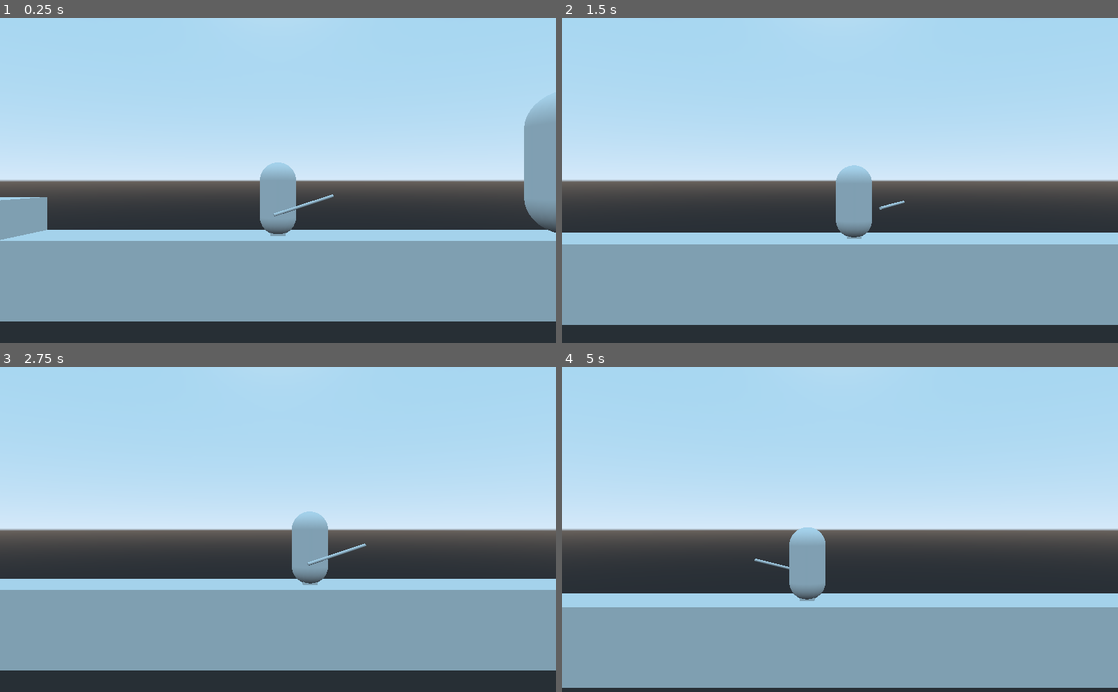
Above: before the commit, frames 1-4 (two rows, left to right).
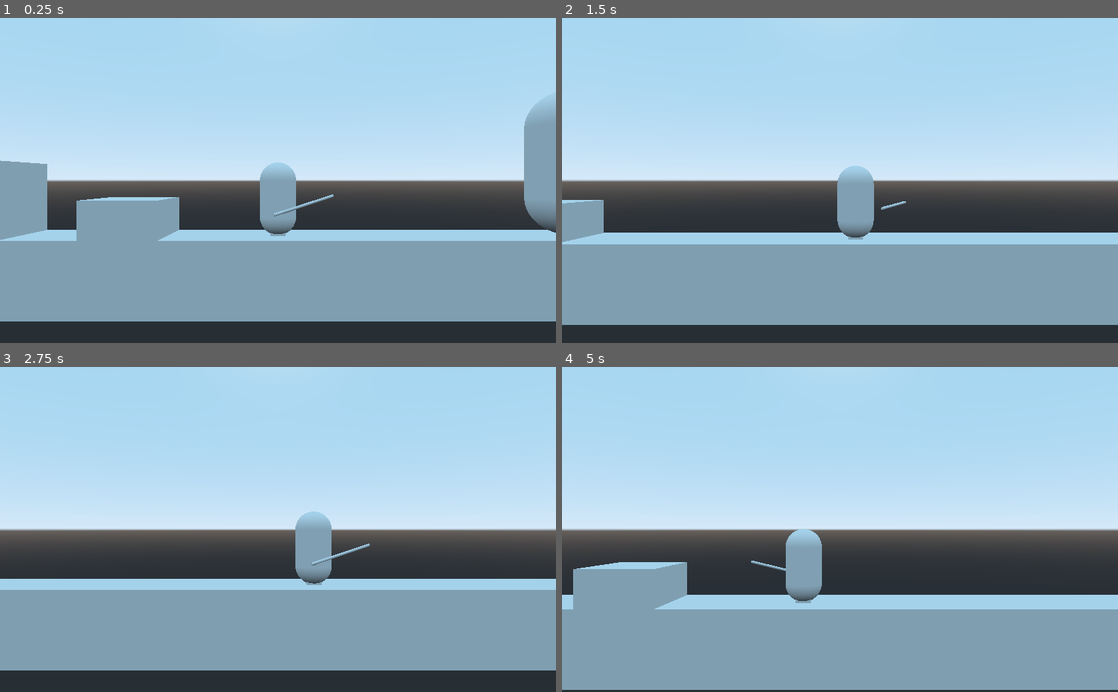
Above: after the commit, the same moments.

Repository: hextraza/ld51-game
Game: Godot game, scene res://main.tscn
The game is run twice, just before and just after one commit, with the same random seed, the same clock (stepped at 60 frames per second) and the same inputs.
Inputs (mouse positions are in pixels of both pictures, inside the frame that each line leads up to):
- Up to frame 1 (0.25 s): no input
- Up to frame 2 (1.5 s): tap Enter at 0.5 s; move the mouse to (962, 164) at 0.52 s; hold D (move_right) 0.53-1.28 s; click (962, 164) at 0.6 s; tap Space (move_jump) at 0.77 s; move the mouse to (728, 196) at 1.27 s; hold S (move_down) from 1.28 s (still down); click (728, 196) at 1.35 s
- Up to frame 3 (2.75 s): tap Space (move_jump) at 1.52 s; move the mouse to (333, 458) at 2.02 s; release S (move_down) at 2.03 s; hold D (move_right) from 2.03 s (still down); click (333, 458) at 2.1 s
- Up to frame 4 (5 s): move the mouse to (812, 594) at 2.77 s; release D (move_right) at 2.78 s; hold W (move_up) 2.78-3.53 s; click (812, 594) at 2.85 s; tap Space (move_jump) at 3.02, 3.77, 4.52 s; move the mouse to (1006, 578) at 3.52 s; hold A (move_left) from 3.53 s (still down); click (1006, 578) at 3.6 s; move the mouse to (673, 480) at 4.27 s; click (673, 480) at 4.35 s

The runs differ from the first frame. In frame 1, 3.3% of the frame differs, in the area x 0-33%, y 43-69%; in frame 2, 1.1%; in frame 3, 0.4%; in frame 4, 4.6%, in the area x 0-100%, y 49-100%.

Commit message:
Refactor project
Promote dev world to main scene

Diff:
--- /dev/null
+++ b/levels/level.tscn
@@ -0,0 +1,31 @@
+[gd_scene load_steps=2 format=2]
+
+[ext_resource path="res://levels/baddie.tscn" type="PackedScene" id=3]
+
+[node name="Level" type="Spatial"]
+
+[node name="Terrain" type="CSGCombiner" parent="."]
+use_collision = true
+
+[node name="CSGBox" type="CSGBox" parent="Terrain"]
+transform = Transform( 1, 0, 0, 0, 1, 0, 0, 0, 1, 0, -1, 0 )
+use_collision = true
+width = 48.0
+
+[node name="CSGBox2" type="CSGBox" parent="Terrain"]
+transform = Transform( 1, 0, 0, 0, 1, 0, 0, 0, 1, -14, 0, 0 )
+
+[node name="CSGBox4" type="CSGBox" parent="Terrain"]
+transform = Transform( 1, 0, 0, 0, 1, 0, 0, 0, 1, -8, 0, 0 )
+height = 4.0
+
+[node name="CSGBox5" type="CSGBox" parent="Terrain"]
+transform = Transform( 1, 0, 0, 0, 1, 0, 0, 0, 1, -4, 0, 0 )
+
+[node name="CSGPolygon" type="CSGPolygon" parent="Terrain"]
+transform = Transform( 1, 0, 0, 0, 1, 0, 0, 0, 1, -13, 0, 1 )
+polygon = PoolVector2Array( 2, 0, 4, 0, 4, 2 )
+depth = 2.0
+
+[node name="Baddie" parent="." instance=ExtResource( 3 )]
+transform = Transform( 1, 0, 0, 0, 1, 0, 0, 0, 1, 8, 0, 0 )
--- a/main.tscn
+++ b/main.tscn
@@ -1,14 +1,20 @@
 [gd_scene load_steps=4 format=2]
 
-[ext_resource path="res://world.tscn" type="PackedScene" id=1]
-[ext_resource path="res://player.tscn" type="PackedScene" id=2]
-[ext_resource path="res://camera.tscn" type="PackedScene" id=4]
+[ext_resource path="res://levels/level.tscn" type="PackedScene" id=1]
+[ext_resource path="res://player/player.tscn" type="PackedScene" id=2]
+[ext_resource path="res://player/camera.tscn" type="PackedScene" id=4]
 
 [node name="Main" type="Node"]
 
-[node name="World" parent="." instance=ExtResource( 1 )]
+[node name="World" type="Spatial" parent="."]
 
-[node name="Player" parent="." instance=ExtResource( 2 )]
+[node name="Camera" parent="World" instance=ExtResource( 4 )]
+default_target = NodePath("../Player")
 
-[node name="Camera" parent="." instance=ExtResource( 4 )]
-default_target = NodePath("../Player")
+[node name="Player" parent="World" instance=ExtResource( 2 )]
+
+[node name="Level" parent="World" instance=ExtResource( 1 )]
+
+[node name="UI" type="Control" parent="."]
+anchor_right = 1.0
+anchor_bottom = 1.0
--- a/camera.tscn
+++ b/player/camera.tscn
@@ -1,6 +1,6 @@
 [gd_scene load_steps=3 format=2]
 
-[ext_resource path="res://camera.gd" type="Script" id=1]
+[ext_resource path="res://player/camera.gd" type="Script" id=1]
 
 [sub_resource type="RayShape" id=1]
 
--- a/player.gd
+++ b/player/player.gd
@@ -16,6 +16,7 @@
 var velocity := Vector3.ZERO
 var facing := Quat.IDENTITY
 var swing_area_bodies := []
+
 
 #
 func _on_SwingArea_body_entered(body: Node) -> void:
--- a/player.tscn
+++ b/player/player.tscn
@@ -1,6 +1,6 @@
 [gd_scene load_steps=11 format=2]
 
-[ext_resource path="res://player.gd" type="Script" id=1]
+[ext_resource path="res://player/player.gd" type="Script" id=1]
 
 [sub_resource type="BoxShape" id=10]
 extents = Vector3( 1.5, 1, 1 )
@@ -91,7 +91,7 @@
 skeleton = NodePath("../..")
 
 [node name="Stick" type="Spatial" parent="."]
-transform = Transform( 0.218812, 0.909766, 0.352772, -0.958325, 0.268416, -0.0978057, -0.18367, -0.316669, 0.930584, 0.691041, 0.847082, 0.444871 )
+transform = Transform( 0.218812, 0.909766, 0.352772, -0.958325, 0.268416, -0.0978059, -0.18367, -0.316669, 0.930584, 0.691041, 0.847082, 0.444871 )
 
 [node name="MeshInstance" type="MeshInstance" parent="Stick"]
 transform = Transform( 1, 0, 0, 0, 1, 0, 0, 0, 1, 1.78814e-07, -2.98023e-07, 0 )
--- a/world.tscn
+++ /dev/null
@@ -1,31 +0,0 @@
-[gd_scene load_steps=2 format=2]
-
-[ext_resource path="res://baddie.tscn" type="PackedScene" id=3]
-
-[node name="World" type="Spatial"]
-
-[node name="Level" type="CSGCombiner" parent="."]
-use_collision = true
-
-[node name="CSGBox" type="CSGBox" parent="Level"]
-transform = Transform( 1, 0, 0, 0, 1, 0, 0, 0, 1, 0, -1, 0 )
-use_collision = true
-width = 48.0
-
-[node name="CSGBox2" type="CSGBox" parent="Level"]
-transform = Transform( 1, 0, 0, 0, 1, 0, 0, 0, 1, -18, 0, 0 )
-
-[node name="CSGBox4" type="CSGBox" parent="Level"]
-transform = Transform( 1, 0, 0, 0, 1, 0, 0, 0, 1, -12, 0, 0 )
-height = 4.0
-
-[node name="CSGBox5" type="CSGBox" parent="Level"]
-transform = Transform( 1, 0, 0, 0, 1, 0, 0, 0, 1, -8, 0, 0 )
-
-[node name="CSGPolygon" type="CSGPolygon" parent="Level"]
-transform = Transform( 1, 0, 0, 0, 1, 0, 0, 0, 1, -17, 0, 1 )
-polygon = PoolVector2Array( 2, 0, 4, 0, 4, 2 )
-depth = 2.0
-
-[node name="Baddie" parent="." instance=ExtResource( 3 )]
-transform = Transform( 1, 0, 0, 0, 1, 0, 0, 0, 1, 8, 0, 0 )
Renamed: baddie.tscn -> levels/baddie.tscn
Renamed: camera.gd -> player/camera.gd
